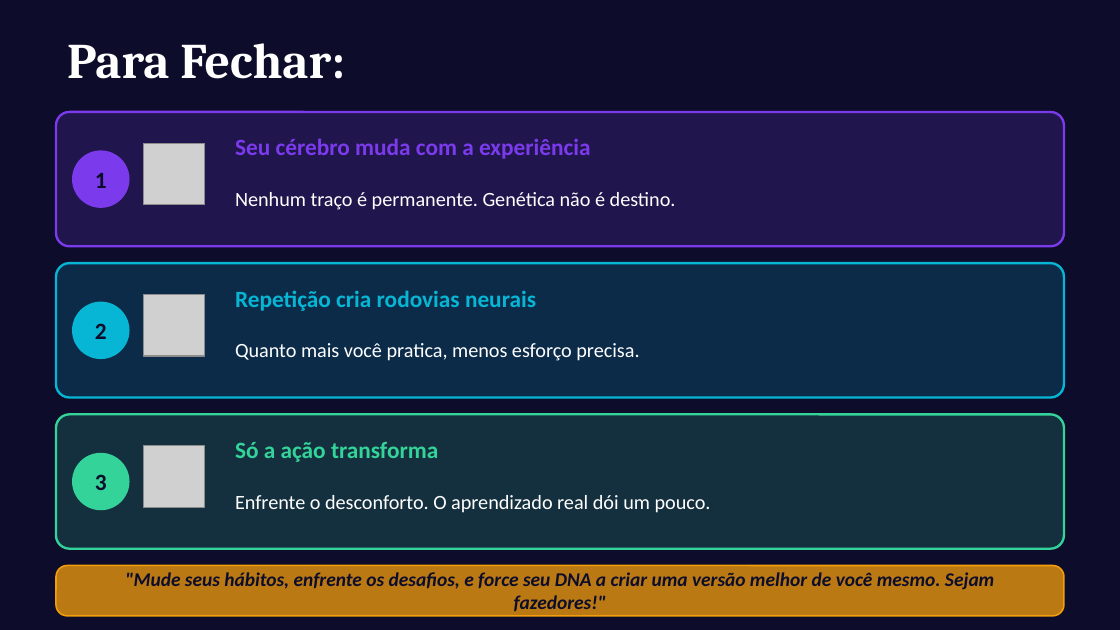
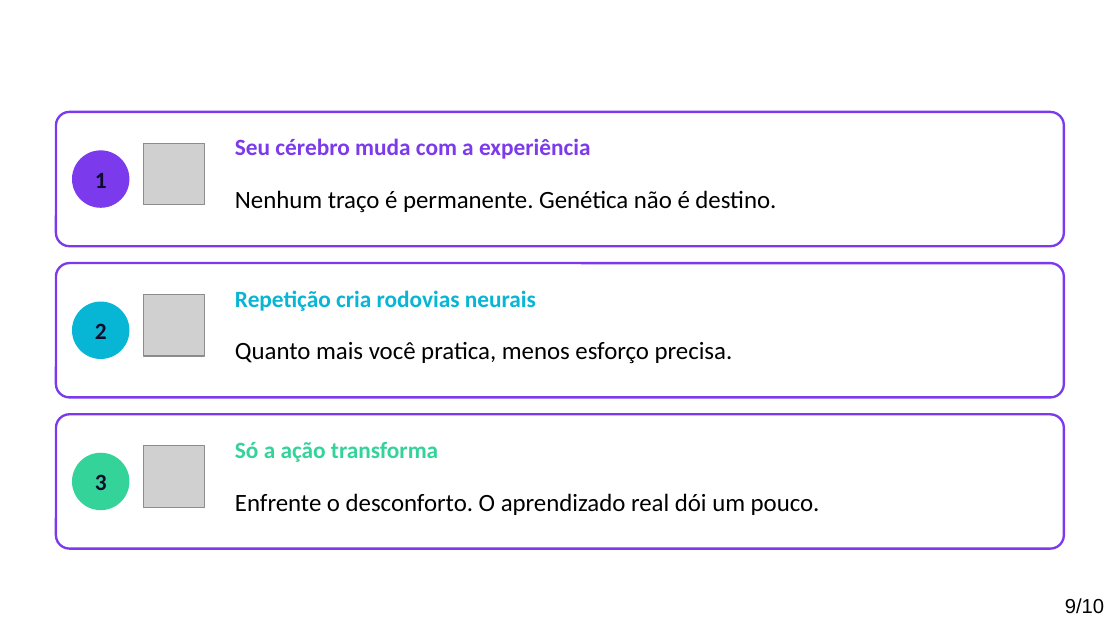
Before and after one commit to rjhalmeman/projeto-integrador-2026, a slide deck: slide 9 of 2-bimestre/2026-06-23-neuroplaticidade/neuroplasticidade_claro.odp (slide 8 before the commit). Drawn at 1120x630 pixels with LibreOffice and Linux fonts; fonts in the diff are those of the drawing; grey boxes stand for pictures. Boxes give left, top, right and bottom in pixels: in the first picture for what was removed or moved away, otherwise in the second. Text is boxed around its words. In the diff, an @@ line names an element or a change of style, - is before the commit and + after.

```diff
--- a/2-bimestre/2026-06-23-neuroplaticidade/neuroplasticidade_claro.odp
+++ b/2-bimestre/2026-06-23-neuroplaticidade/neuroplasticidade_claro.odp
@@ background #0D0D2B to #FFFFFF @@
@@ text removed at bbox=[67, 43, 345, 79] @@
-Para Fechar:
@@ rounded rectangle at bbox=[56, 112, 1064, 246]: fill #7C3AED at 18% opacity to #FFFFFF @@
@@ rounded rectangle at bbox=[56, 263, 1064, 398]: fill #06B6D4 at 18% opacity to #FFFFFF; outline #06B6D4 1.5 pt to #7C3AED 1.5 pt @@
@@ rounded rectangle at bbox=[56, 414, 1064, 549]: fill #34D399 at 18% opacity to #FFFFFF; outline #34D399 1.5 pt to #7C3AED 1.5 pt @@
@@ size 13 to 16 pt, text colour #FFFFFF to #000000 in 3 elements at bbox=[235, 190, 776, 212], bbox=[235, 342, 733, 363], bbox=[235, 493, 820, 515] @@
@@ rounded rectangle removed at bbox=[56, 566, 1064, 616] @@
@@ text removed at bbox=[125, 572, 994, 611] @@
-"Mude seus hábitos, enfrente os desafios, e force seu DNA a criar uma versão melhor de você mesmo. Sejam fazedores!"
@@ page number added at bbox=[1065, 598, 1104, 614], 13 pt, text #000000 @@
+9/10
```
Also in this commit, not shown: 8 other slides changed, 1 slide added, 2 other files.
